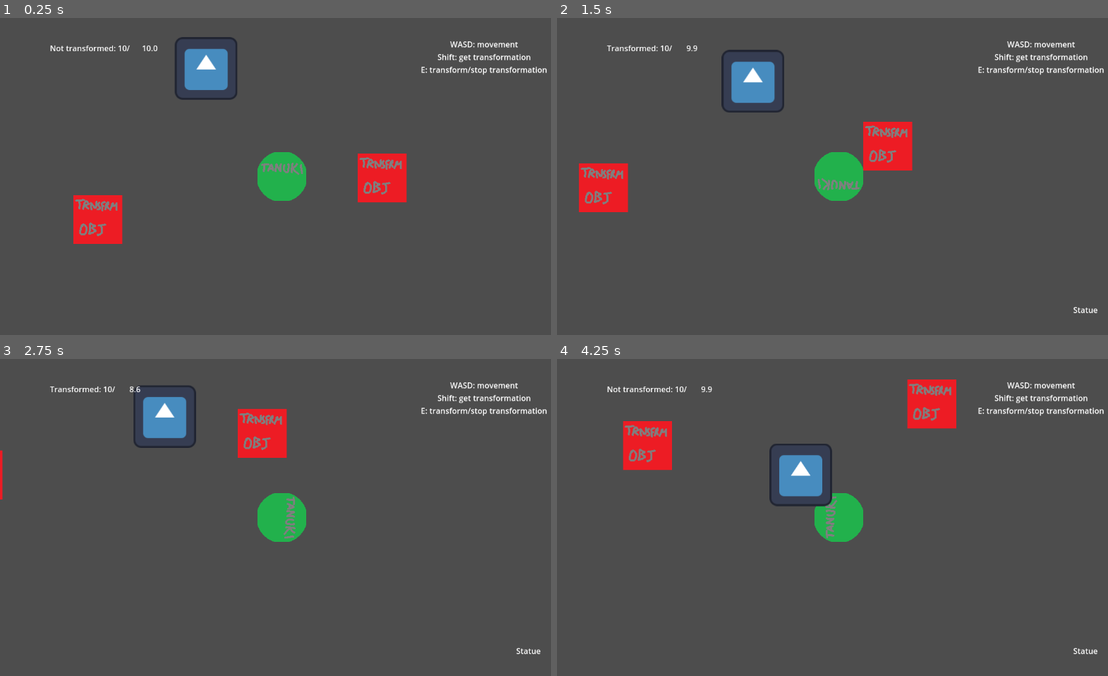
Above: before the commit, frames 1-4 (two rows, left to right).
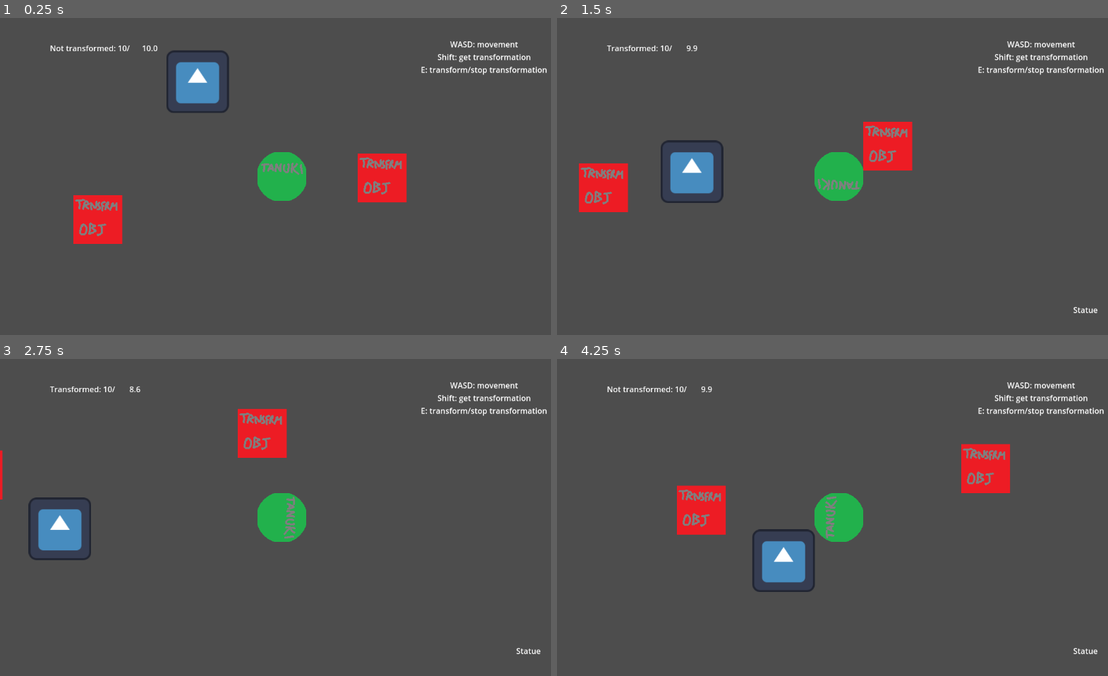
Above: after the commit, the same moments.

Repository: FinalExa/Tanuki
Game: Godot game, scene res://_Scenes/player_transform_test.tscn
The game is run twice, just before and just after one commit, with the same random seed, the same clock (stepped at 60 frames per second) and the same inputs. The engine's default icon, where the game draws it, is replaced by a stand-in: a white triangle on a blue panel in a dark square.
Inputs:
- Up to frame 1 (0.25 s): no input
- Up to frame 2 (1.5 s): hold D (right) 0.53-1.28 s; tap Shift (interact) at 0.6 s; hold S (down) from 1.28 s (still down); tap E (transformation) at 1.35 s
- Up to frame 3 (2.75 s): release S (down) at 2.03 s; hold D (right) from 2.03 s (still down); tap Shift (interact) at 2.1 s
- Up to frame 4 (4.25 s): release D (right) at 2.78 s; hold W (up) 2.78-3.53 s; tap E (transformation) at 2.85 s; hold A (left) from 3.53 s (still down); tap Shift (interact) at 3.6 s

The runs differ from the first frame. In frame 1, 1.5% of the frame differs, in the area x 30-44%, y 6-30%; in frame 2, 2.7%; in frame 3, 2.7%; in frame 4, 8.3%, in the area x 11-83%, y 6-74%.

Commit message:
Patrol started

Diff:
--- a/BT_Task_TheSequel.gd
+++ /dev/null
@@ -1,6 +0,0 @@
-class_name BT_Task_TheSequel
-extends BT_Node
-
-func Evaluate():
-	print("d")
-	return NodeState.SUCCESS
--- a/BT_Task_TheSequel2.gd
+++ /dev/null
@@ -1,6 +0,0 @@
-class_name BT_Task_TheSequel2
-extends BT_Node
-
-func Evaluate():
-	print("3")
-	return NodeState.SUCCESS
--- a/BehaviorTree/Scripts/BT_Task.gd
+++ /dev/null
@@ -1,8 +0,0 @@
-class_name BT_Task
-extends BT_Node
-
-func Evaluate():
-	if (Input.is_action_pressed("right")):
-		print("c")
-		return NodeState.SUCCESS
-	return NodeState.FAILURE
--- a/BehaviorTree/Scripts/GuardBT.gd
+++ /dev/null
@@ -1,4 +0,0 @@
-extends BehaviorTree
-
-func SetupTree():
-	pass
--- /dev/null
+++ b/Enemies/Scripts/GuardController.gd
@@ -0,0 +1,32 @@
+class_name GuardController
+extends CharacterBody2D
+
+signal get_character_ref
+
+var characterRef
+
+enum ActionTypes {
+	WAIT,
+	MOVE,
+	LOOK_AROUND
+}
+
+enum LookDirections {
+	UP,
+	DOWN,
+	LEFT,
+	RIGHT,
+	CONTINUE
+}
+
+@export var patrolActions: Array[ActionTypes]
+@export var waitActions: Array[float]
+@export var moveActions: Array[Node2D]
+@export var lookActions: Array[LookDirections]
+
+func _ready():
+	emit_signal("get_character_ref")
+
+
+func _on_player_character_give_self_reference(reference):
+	characterRef = reference
--- a/Enemies/Scripts/GuardMovement.gd
+++ b/Enemies/Scripts/GuardMovement.gd
@@ -1,47 +1,54 @@
-extends CharacterBody2D
+class_name GuardMovement
+extends Node
+
+signal reached_destination
 
 @export var movement_speed = 0
-@export var target: Node2D
-var movement_target_position
+var target: Node2D
+@export var bodyRef: CharacterBody2D
+@export var pathDesiredDistance = 0
+@export var targetDesiredDistance = 0
+var readyToMove: bool
 
-@onready var navigation_agent: NavigationAgent2D = $NavigationAgent2D
+@export var navigation_agent: NavigationAgent2D
 
 func _ready():
-	# These values need to be adjusted for the actor's speed
-	# and the navigation layout.
-	navigation_agent.path_desired_distance = 4.0
-	navigation_agent.target_desired_distance = 4.0
+	navmeshStartup()
 
-	# Make sure to not await during _ready.
+func navmeshStartup():
+	navigation_agent.path_desired_distance = pathDesiredDistance
+	navigation_agent.target_desired_distance = targetDesiredDistance
 	call_deferred("actor_setup")
 
+func set_new_target(newTarget):
+	target = newTarget
+
 func actor_setup():
-	# Wait for the first physics frame so the NavigationServer can sync.
 	await get_tree().physics_frame
-
-	# Now that the navigation map is no longer empty, set the movement target.
-	set_movement_target(movement_target_position)
+	readyToMove = true
 
 func set_movement_target(movement_target: Vector2):
 	navigation_agent.target_position = movement_target
 
 func _physics_process(_delta):
-	navigation()
-	move_and_slide()
+	if(target!= null && readyToMove == true):
+		navigation()
+		bodyRef.move_and_slide()
 
 func navigation():
-	movement_target_position = target.position
-	if(movement_target_position!=null):
-		navigation_agent.target_position = movement_target_position
+	if(target!=null):
+		set_movement_target(target.position)
+		navigation_agent.target_position = target.position
 		if navigation_agent.is_navigation_finished():
+			emit_signal("reached_destination")
 			return
 
-		var current_agent_position: Vector2 = global_position
+		var current_agent_position: Vector2 = bodyRef.global_position
 		var next_path_position: Vector2 = navigation_agent.get_next_path_position()
 
 		var new_velocity: Vector2 = next_path_position - current_agent_position
 		new_velocity = new_velocity.normalized()
 		new_velocity = new_velocity * movement_speed
-		velocity = new_velocity
+		bodyRef.velocity = new_velocity
 	else:
-		velocity = Vector2.ZERO
+		bodyRef.velocity = Vector2.ZERO
--- /dev/null
+++ b/Enemies/Scripts/GuardPatrol.gd
@@ -0,0 +1,66 @@
+extends Node
+
+@export var guardController: GuardController
+@export var guardMovement: GuardMovement
+
+@export var isInPatrol: bool
+var isWaiting: bool
+
+var waitTimer: float
+
+var patrolIndex = 0
+var patrolWaitIndex = 0
+var patrolMovementIndex = 0
+var patrolLookAroundIndex = 0
+
+func _ready():
+	set_current_patrol_routine()
+
+func _process(delta):
+	wait_active(delta)
+
+func set_current_patrol_routine():
+	print("called")
+	var currentAction = guardController.patrolActions[patrolIndex]
+	if (currentAction == guardController.ActionTypes.WAIT):
+		wait_patrol_action(guardController.waitActions[patrolWaitIndex])
+	else:
+		if (currentAction == guardController.ActionTypes.MOVE):
+			move_patrol_action(guardController.moveActions[patrolMovementIndex])
+		else:
+			print("look around")
+	set_new_index(patrolIndex, guardController.patrolActions.size())
+
+func move_patrol_action(target):
+	guardMovement.set_new_target(target)
+	patrolMovementIndex = set_new_index(patrolMovementIndex, guardController.moveActions.size())
+
+func wait_patrol_action(timer):
+	waitTimer = timer
+	guardMovement.set_new_target(null)
+	isWaiting = true
+	patrolWaitIndex = set_new_index(patrolWaitIndex, guardController.waitActions.size())
+
+func wait_active(delta):
+	if (isWaiting == true):
+		if (waitTimer>0):
+			waitTimer-=delta
+		else:
+			isWaiting = false
+			set_current_patrol_routine()
+
+func set_new_index(index, size):
+	index += 1
+	if(index>=size):
+		index = 0
+	return index
+
+func go_to_next_patrol_routine():
+	pass
+
+func reset_patrol():
+	pass
+
+func _on_guard_movement_reached_destination():
+	if(isInPatrol == true):
+		go_to_next_patrol_routine()
--- a/Enemies/guard.tscn
+++ b/Enemies/guard.tscn
@@ -1,16 +1,16 @@
-[gd_scene load_steps=4 format=3 uid="uid://dklyu63ryx73f"]
+[gd_scene load_steps=6 format=3 uid="uid://dklyu63ryx73f"]
 
+[ext_resource type="Script" path="res://Enemies/Scripts/GuardController.gd" id="1_loc1f"]
 [ext_resource type="Script" path="res://Enemies/Scripts/GuardMovement.gd" id="1_lv0fd"]
 [ext_resource type="Texture2D" uid="uid://dn7bqp3hsgrfj" path="res://icon.svg" id="2_7u3uy"]
+[ext_resource type="Script" path="res://Enemies/Scripts/GuardPatrol.gd" id="4_amsnv"]
 
 [sub_resource type="CircleShape2D" id="CircleShape2D_2aaw5"]
 radius = 64.0
 
-[node name="Guard" type="CharacterBody2D" node_paths=PackedStringArray("target")]
+[node name="Guard" type="CharacterBody2D"]
 position = Vector2(-168, -240)
-script = ExtResource("1_lv0fd")
-movement_speed = 200
-target = NodePath("")
+script = ExtResource("1_loc1f")
 
 [node name="CollisionShape2D" type="CollisionShape2D" parent="."]
 shape = SubResource("CircleShape2D_2aaw5")
@@ -19,3 +19,19 @@
 texture = ExtResource("2_7u3uy")
 
 [node name="NavigationAgent2D" type="NavigationAgent2D" parent="."]
+
+[node name="GuardMovement" type="Node" parent="." node_paths=PackedStringArray("bodyRef", "navigation_agent")]
+script = ExtResource("1_lv0fd")
+movement_speed = 200
+bodyRef = NodePath("..")
+pathDesiredDistance = 4
+targetDesiredDistance = 4
+navigation_agent = NodePath("../NavigationAgent2D")
+
+[node name="GuardPatrol" type="Node" parent="." node_paths=PackedStringArray("guardController", "guardMovement")]
+script = ExtResource("4_amsnv")
+guardController = NodePath("..")
+guardMovement = NodePath("../GuardMovement")
+isInPatrol = true
+
+[connection signal="reached_destination" from="GuardMovement" to="GuardPatrol" method="_on_guard_movement_reached_destination"]
--- a/PlayerCharacter/Scripts/PlayerCharacter.gd
+++ b/PlayerCharacter/Scripts/PlayerCharacter.gd
@@ -3,6 +3,7 @@
 signal set_body_ref
 signal set_temp_trs
 signal unset_temp_trs
+signal give_self_reference
 
 func _ready():
 	emit_signal("set_body_ref", self)
@@ -12,3 +13,7 @@
 
 func _on_transformation_object_set_trs_not_ready():
 	emit_signal("unset_temp_trs")
+
+
+func _on_guard_get_character_ref():
+	emit_signal("give_self_reference", self)
--- a/_Scenes/player_transform_test.tscn
+++ b/_Scenes/player_transform_test.tscn
@@ -1,14 +1,8 @@
-[gd_scene load_steps=11 format=3 uid="uid://d34wwl7yqbe5r"]
+[gd_scene load_steps=5 format=3 uid="uid://d34wwl7yqbe5r"]
 
 [ext_resource type="PackedScene" uid="uid://dvqsbkk55uw2f" path="res://PlayerCharacter/PlayerCharacter.tscn" id="1_lxk7a"]
 [ext_resource type="PackedScene" uid="uid://dkix8gwtvv1ki" path="res://TransformationObjects/transformation_object.tscn" id="2_67gti"]
-[ext_resource type="PackedScene" uid="uid://dklyu63ryx73f" path="res://Enemies/guard.tscn" id="3_kj1fg"]
-[ext_resource type="Script" path="res://BehaviorTree/Scripts/BehaviorTree.gd" id="4_ftp6j"]
-[ext_resource type="Script" path="res://BehaviorTree/Scripts/BT_Selector.gd" id="5_mjhoy"]
-[ext_resource type="Script" path="res://BehaviorTree/Scripts/BT_Sequence.gd" id="5_ware4"]
-[ext_resource type="Script" path="res://BehaviorTree/Scripts/BT_Task.gd" id="7_qgujs"]
-[ext_resource type="Script" path="res://BT_Task_TheSequel.gd" id="8_kimkt"]
-[ext_resource type="Script" path="res://BT_Task_TheSequel2.gd" id="9_hs7rh"]
+[ext_resource type="PackedScene" uid="uid://dklyu63ryx73f" path="res://Enemies/Guard.tscn" id="3_kj1fg"]
 
 [sub_resource type="NavigationPolygon" id="NavigationPolygon_71oav"]
 vertices = PackedVector2Array(576, 320, -576, 320, -576, -320, 576, -320)
@@ -28,36 +22,24 @@
 transformedName = "Poop"
 transformedMaxSpeed = 1000
 
-[node name="Guard" parent="." node_paths=PackedStringArray("target") instance=ExtResource("3_kj1fg")]
-movement_speed = 100
-target = NodePath("../PlayerCharacter")
+[node name="Guard" parent="." node_paths=PackedStringArray("moveActions") instance=ExtResource("3_kj1fg")]
+patrolActions = Array[int]([1, 1, 0, 2, 1])
+waitActions = Array[float]([3.0])
+moveActions = [NodePath("../FirstCheckPoint"), NodePath("../SecondCheckPoint"), NodePath("../FirstCheckPoint")]
+lookActions = Array[int]([0, 1, 2, 3, 4])
 
 [node name="NavigationRegion2D" type="NavigationRegion2D" parent="."]
 navigation_polygon = SubResource("NavigationPolygon_71oav")
 
-[node name="BehaviorTree" type="Node" parent="." node_paths=PackedStringArray("_root")]
-script = ExtResource("4_ftp6j")
-_root = NodePath("Sequence")
+[node name="FirstCheckPoint" type="Node2D" parent="."]
+position = Vector2(-208, 192)
 
-[node name="Sequence" type="Node" parent="BehaviorTree" node_paths=PackedStringArray("children")]
-script = ExtResource("5_ware4")
-children = [NodePath("Selector"), NodePath("Node")]
+[node name="SecondCheckPoint" type="Node2D" parent="."]
+position = Vector2(408, 192)
 
-[node name="Selector" type="Node" parent="BehaviorTree/Sequence" node_paths=PackedStringArray("parent", "children")]
-script = ExtResource("5_mjhoy")
-parent = NodePath("..")
-children = [NodePath("Task"), NodePath("TaskSequel")]
-
-[node name="Task" type="Node" parent="BehaviorTree/Sequence/Selector"]
-script = ExtResource("7_qgujs")
-
-[node name="TaskSequel" type="Node" parent="BehaviorTree/Sequence/Selector"]
-script = ExtResource("8_kimkt")
-
-[node name="Node" type="Node" parent="BehaviorTree/Sequence"]
-script = ExtResource("9_hs7rh")
-
+[connection signal="give_self_reference" from="PlayerCharacter" to="Guard" method="_on_player_character_give_self_reference"]
 [connection signal="set_trs_notReady" from="TransformationObject" to="PlayerCharacter" method="_on_transformation_object_set_trs_not_ready"]
 [connection signal="set_trs_ready" from="TransformationObject" to="PlayerCharacter" method="_on_transformation_object_set_trs_ready"]
 [connection signal="set_trs_notReady" from="TransformationObject2" to="PlayerCharacter" method="_on_transformation_object_set_trs_not_ready"]
 [connection signal="set_trs_ready" from="TransformationObject2" to="PlayerCharacter" method="_on_transformation_object_set_trs_ready"]
+[connection signal="get_character_ref" from="Guard" to="PlayerCharacter" method="_on_guard_get_character_ref"]
